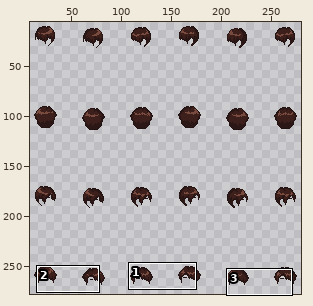
One commit to this sprite sheet: Tavern-Client/Assets/Characters/Male_WalkHair_001.png. The picture above shows the old version from afar; the outline marks the close-up.
Close-up. Earlier state:
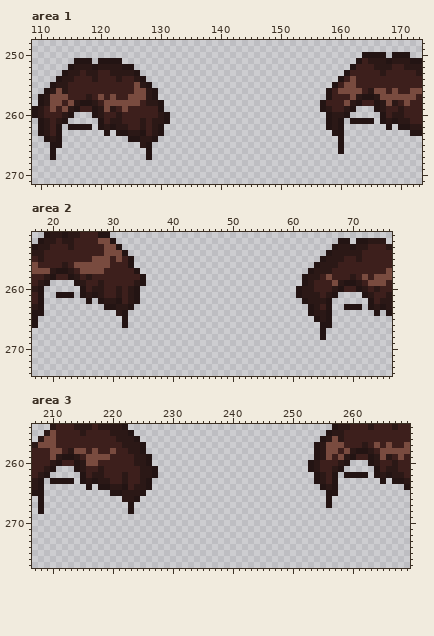
The file is 288x320 pixels. Shown: area 1: x 109..173, y 248..271; area 2: x 17..76, y 251..274; area 3: x 207..269, y 254..277. The wide view leaves out empty margins. The commit also changed other parts of the picture, which this record leaves out.
Once edited:
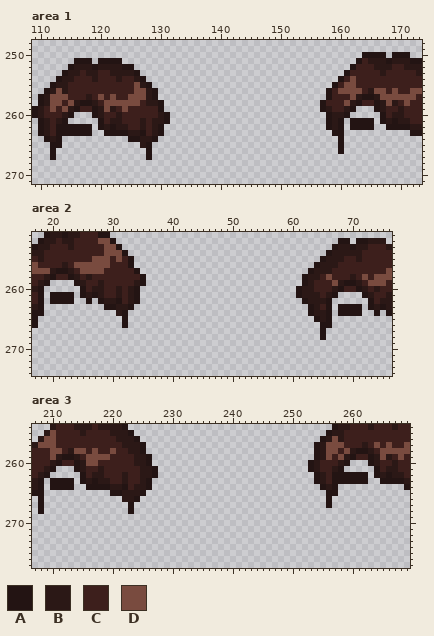
Palette (. is transparent): A #231413  B #2b1816  C #3d1f1c  D #794b3f
The exact change:
{"where": "area 1"}
{"y":262,"x":114,"old":".","new":"A"}
{"y":262,"x":162,"old":"....","new":"AAAA"}
{"y":262,"x":169,"old":".","new":"A"}
{"y":263,"x":114,"old":".....","new":"AAAAA"}
{"y":263,"x":122,"old":".","new":"A"}
{"where": "area 2"}
{"y":261,"x":20,"old":".","new":"A"}
{"y":262,"x":20,"old":"....","new":"AAAA"}
{"y":263,"x":68,"old":".","new":"A"}
{"y":264,"x":68,"old":"....","new":"AAAA"}
{"where": "area 3"}
{"y":262,"x":258,"old":".","new":"A"}
{"y":263,"x":258,"old":".....","new":"AAAAA"}
{"y":263,"x":266,"old":".","new":"A"}
{"y":264,"x":210,"old":"....","new":"AAAA"}
{"y":264,"x":217,"old":".","new":"A"}
{"label":"added","picture_box":[62,124,116,136]}
{"label":"added","picture_box":[350,124,374,130]}
{"label":"added","picture_box":[392,124,398,130]}
{"label":"added","picture_box":[50,292,74,304]}
{"label":"added","picture_box":[338,304,362,316]}
{"label":"added","picture_box":[338,472,392,484]}
{"label":"added","picture_box":[50,484,98,490]}
